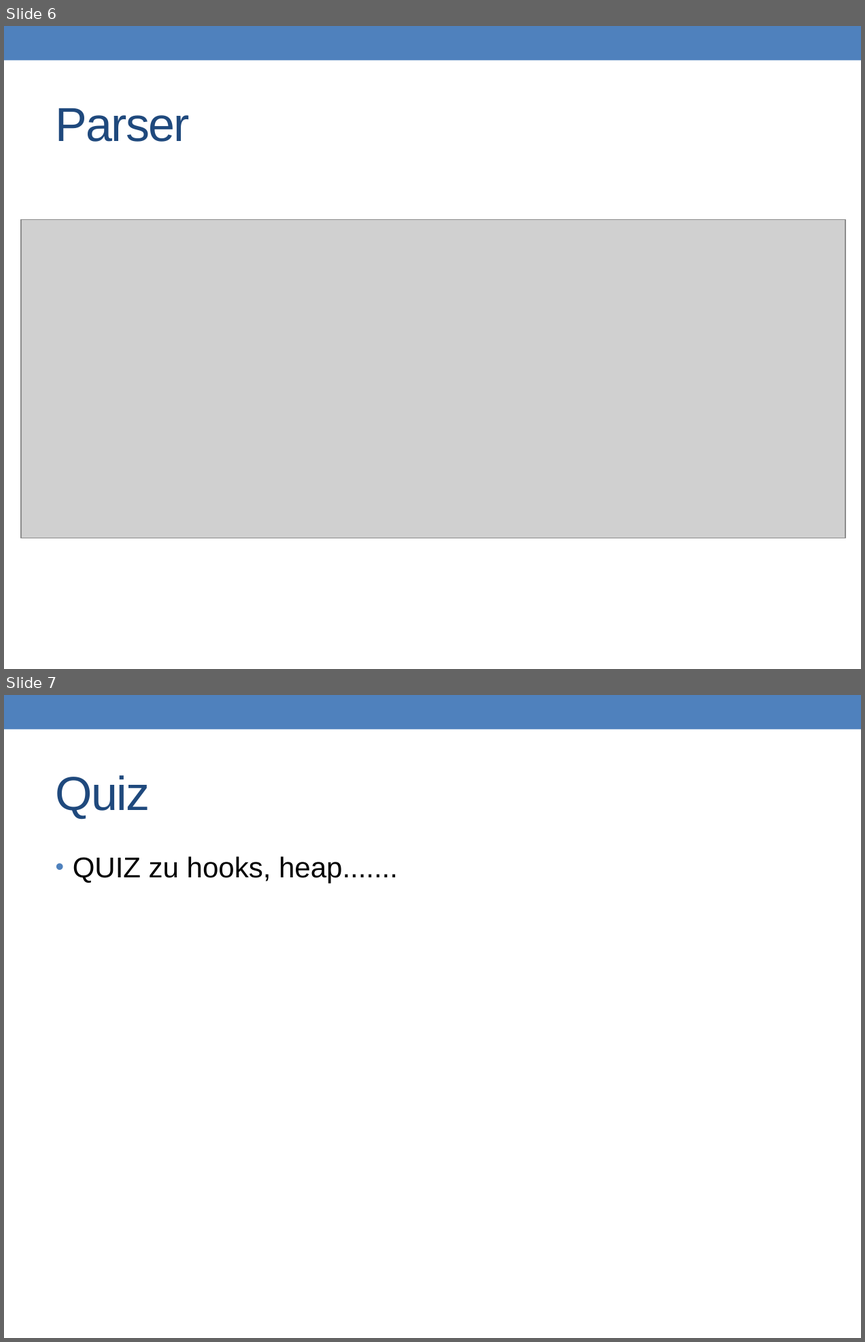
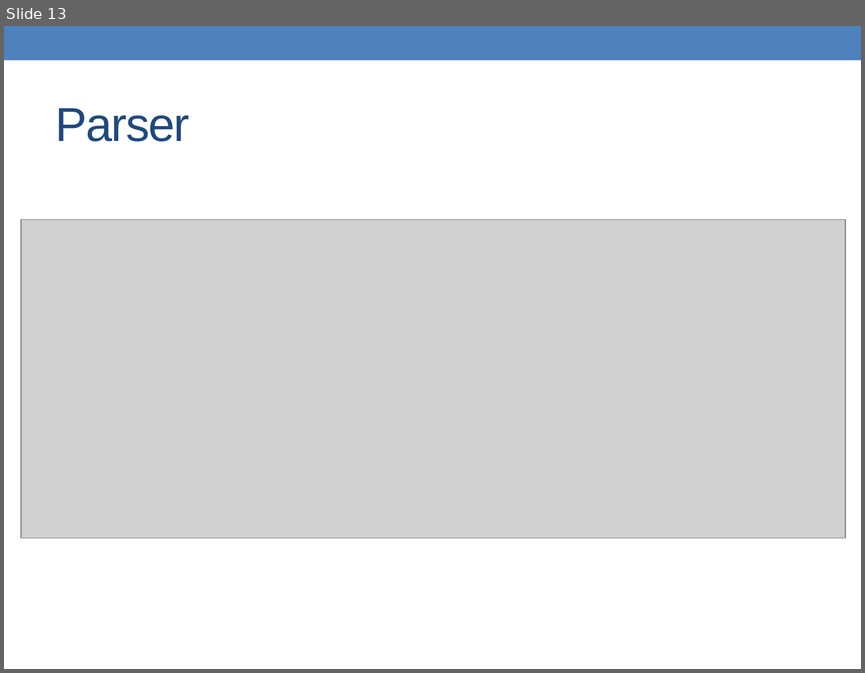
Before and after one commit to prg2lt1/robogit, a slide deck: Recap/ToroRecap.pptx. Shown one above the other, each under a label of ours: slides 6 and 7 before the commit, slide 13 after it. The pictures are 865x1342 and 865x673 pixels, drawn with LibreOffice and Linux fonts; fonts in the diff are those of the drawing; grey boxes stand for pictures. Boxes give left, top, right and bottom in pixels: in the first picture for what was removed or moved away, otherwise in the second. Text is boxed around its words. In the diff, an @@ line names an element or a change of style, - is before the commit and + after.

```diff
--- a/Recap/ToroRecap.pptx
+++ b/Recap/ToroRecap.pptx
@@ slide 7 removed at (4, 695, 861, 1338), background #FFFFFF; not listed: 1 template element that a slide beside it also shows @@
@@ title removed at (56, 775, 150, 819) @@
-Quiz
@@ text removed at (73, 856, 398, 883) @@
-• QUIZ zu hooks, heap.......
@@ what was slide 6 is now slide 13 @@
```
Also in this commit, not shown: 4 slides changed, 10 slides added, 1 other slide removed.
